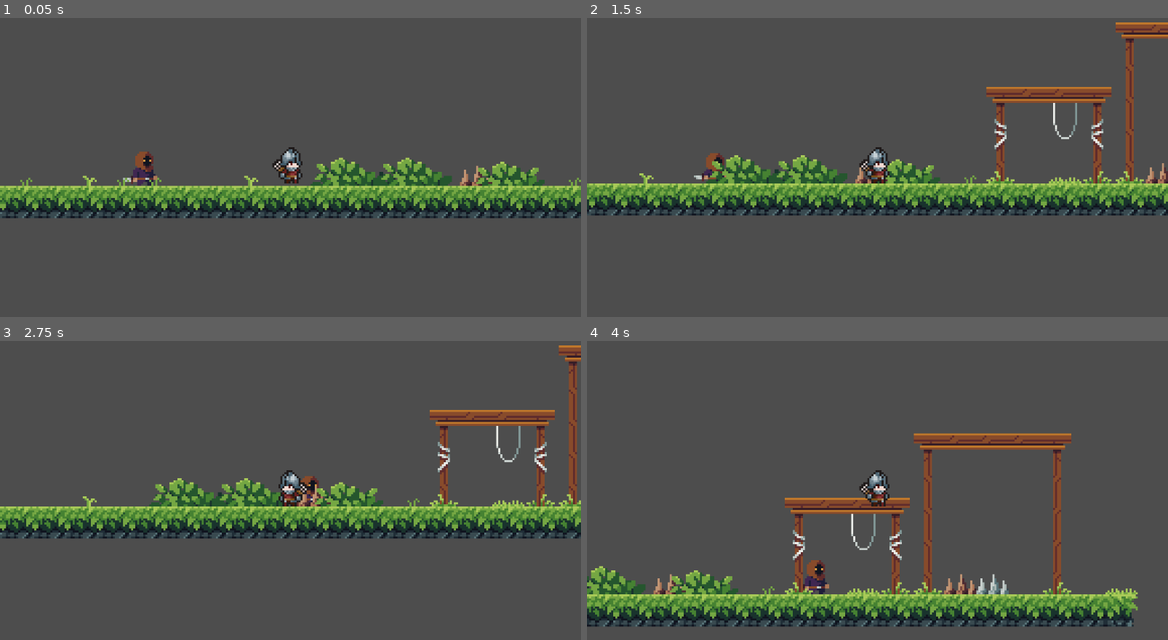
Above: before the commit, frames 1-4 (two rows, left to right).
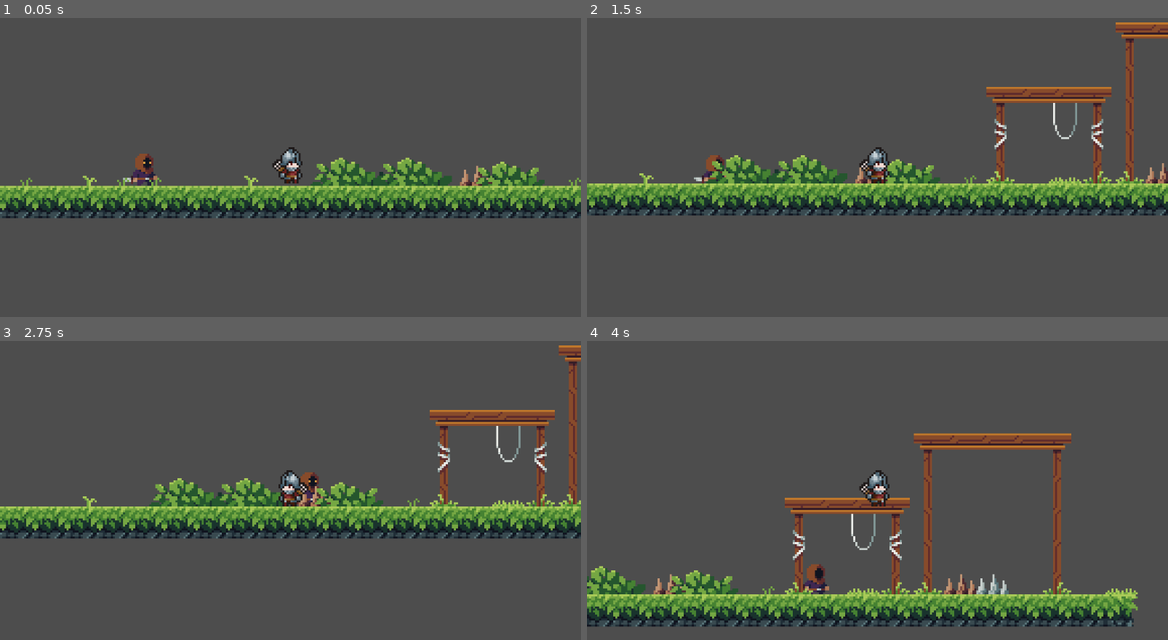
Above: after the commit, the same moments.

Repository: Sekaii22/super-gd-game
Game: Godot game, scene res://Assets/Scenes/game.tscn
Two runs of this game, one before a commit and one after it. Both use one fixed random seed, a clock stepped at 60 frames per second and the inputs below.
Inputs:
- Up to frame 1 (0.05 s): no input
- Up to frame 2 (1.5 s): hold D (move-right) from 0.53 s (still down); tap Space (jump) at 0.77 s
- Up to frame 3 (2.75 s): tap Space (jump) at 1.52 s; release D (move-right) at 2.03 s; hold A (move-left) from 2.03 s (still down)
- Up to frame 4 (4 s): release A (move-left) at 2.78 s; hold D (move-right) from 2.78 s (still down); tap Space (jump) at 3.02, 3.77 s

The runs differ from the first frame. In frame 1, 0.1% of the frame differs, in the area x 22-27%, y 44-53%; in frame 2, 0.1%; in frame 3, 0.1%; in frame 4, 0.2%, in the area x 37-42%, y 73-84%.

Commit message:
Animations
Added new animations for both player and enemies

Diff:
--- a/Assets/Scenes/enemy.tscn
+++ b/Assets/Scenes/enemy.tscn
@@ -1,9 +1,57 @@
-[gd_scene load_steps=13 format=3 uid="uid://bxr5nepjs3meh"]
+[gd_scene load_steps=32 format=3 uid="uid://bxr5nepjs3meh"]
 
 [ext_resource type="Texture2D" uid="uid://ti0b17c7wvcf" path="res://Assets/Sprites/Characters/Thief_anim.png" id="1_ot33t"]
 [ext_resource type="Script" path="res://Assets/Scripts/enemy.gd" id="2_v0apq"]
 [ext_resource type="PackedScene" uid="uid://bnoy87d42yyoj" path="res://Assets/Scenes/killzone.tscn" id="3_inkes"]
 
+[sub_resource type="AtlasTexture" id="AtlasTexture_tn42v"]
+atlas = ExtResource("1_ot33t")
+region = Rect2(0, 64, 48, 32)
+
+[sub_resource type="AtlasTexture" id="AtlasTexture_dho0q"]
+atlas = ExtResource("1_ot33t")
+region = Rect2(48, 64, 48, 32)
+
+[sub_resource type="AtlasTexture" id="AtlasTexture_bkfml"]
+atlas = ExtResource("1_ot33t")
+region = Rect2(96, 64, 48, 32)
+
+[sub_resource type="AtlasTexture" id="AtlasTexture_jjtxr"]
+atlas = ExtResource("1_ot33t")
+region = Rect2(144, 64, 48, 32)
+
+[sub_resource type="AtlasTexture" id="AtlasTexture_g1xxk"]
+atlas = ExtResource("1_ot33t")
+region = Rect2(192, 64, 48, 32)
+
+[sub_resource type="AtlasTexture" id="AtlasTexture_jq3vv"]
+atlas = ExtResource("1_ot33t")
+region = Rect2(240, 64, 48, 32)
+
+[sub_resource type="AtlasTexture" id="AtlasTexture_wwwyg"]
+atlas = ExtResource("1_ot33t")
+region = Rect2(0, 128, 48, 32)
+
+[sub_resource type="AtlasTexture" id="AtlasTexture_p4853"]
+atlas = ExtResource("1_ot33t")
+region = Rect2(48, 128, 48, 32)
+
+[sub_resource type="AtlasTexture" id="AtlasTexture_dj8aj"]
+atlas = ExtResource("1_ot33t")
+region = Rect2(0, 96, 48, 32)
+
+[sub_resource type="AtlasTexture" id="AtlasTexture_jhlxs"]
+atlas = ExtResource("1_ot33t")
+region = Rect2(48, 96, 48, 32)
+
+[sub_resource type="AtlasTexture" id="AtlasTexture_rht5l"]
+atlas = ExtResource("1_ot33t")
+region = Rect2(96, 96, 48, 32)
+
+[sub_resource type="AtlasTexture" id="AtlasTexture_0mfkh"]
+atlas = ExtResource("1_ot33t")
+region = Rect2(144, 96, 48, 32)
+
 [sub_resource type="AtlasTexture" id="AtlasTexture_siceg"]
 atlas = ExtResource("1_ot33t")
 region = Rect2(0, 0, 48, 32)
@@ -31,11 +79,90 @@
 [sub_resource type="AtlasTexture" id="AtlasTexture_wr75w"]
 atlas = ExtResource("1_ot33t")
 region = Rect2(288, 0, 48, 32)
+
+[sub_resource type="AtlasTexture" id="AtlasTexture_2yus3"]
+atlas = ExtResource("1_ot33t")
+region = Rect2(0, 32, 48, 32)
+
+[sub_resource type="AtlasTexture" id="AtlasTexture_q5eh1"]
+atlas = ExtResource("1_ot33t")
+region = Rect2(48, 32, 48, 32)
+
+[sub_resource type="AtlasTexture" id="AtlasTexture_15f3x"]
+atlas = ExtResource("1_ot33t")
+region = Rect2(96, 32, 48, 32)
+
+[sub_resource type="AtlasTexture" id="AtlasTexture_p1oj7"]
+atlas = ExtResource("1_ot33t")
+region = Rect2(144, 32, 48, 32)
+
+[sub_resource type="AtlasTexture" id="AtlasTexture_7d4b4"]
+atlas = ExtResource("1_ot33t")
+region = Rect2(192, 32, 48, 32)
+
+[sub_resource type="AtlasTexture" id="AtlasTexture_4vwei"]
+atlas = ExtResource("1_ot33t")
+region = Rect2(240, 32, 48, 32)
+
+[sub_resource type="AtlasTexture" id="AtlasTexture_jh2km"]
+atlas = ExtResource("1_ot33t")
+region = Rect2(288, 32, 48, 32)
 
 [sub_resource type="SpriteFrames" id="SpriteFrames_2f8hu"]
 animations = [{
 "frames": [{
 "duration": 1.0,
+"texture": SubResource("AtlasTexture_tn42v")
+}, {
+"duration": 1.0,
+"texture": SubResource("AtlasTexture_dho0q")
+}, {
+"duration": 1.0,
+"texture": SubResource("AtlasTexture_bkfml")
+}, {
+"duration": 1.0,
+"texture": SubResource("AtlasTexture_jjtxr")
+}, {
+"duration": 1.0,
+"texture": SubResource("AtlasTexture_g1xxk")
+}, {
+"duration": 1.0,
+"texture": SubResource("AtlasTexture_jq3vv")
+}],
+"loop": false,
+"name": &"Attack",
+"speed": 9.0
+}, {
+"frames": [{
+"duration": 1.0,
+"texture": SubResource("AtlasTexture_wwwyg")
+}, {
+"duration": 1.0,
+"texture": SubResource("AtlasTexture_p4853")
+}],
+"loop": false,
+"name": &"Damaged",
+"speed": 5.0
+}, {
+"frames": [{
+"duration": 1.0,
+"texture": SubResource("AtlasTexture_dj8aj")
+}, {
+"duration": 1.0,
+"texture": SubResource("AtlasTexture_jhlxs")
+}, {
+"duration": 1.0,
+"texture": SubResource("AtlasTexture_rht5l")
+}, {
+"duration": 1.0,
+"texture": SubResource("AtlasTexture_0mfkh")
+}],
+"loop": false,
+"name": &"Death",
+"speed": 7.0
+}, {
+"frames": [{
+"duration": 1.0,
 "texture": SubResource("AtlasTexture_siceg")
 }, {
 "duration": 1.0,
@@ -57,8 +184,34 @@
 "texture": SubResource("AtlasTexture_wr75w")
 }],
 "loop": true,
-"name": &"default",
-"speed": 7.0
+"name": &"Idle",
+"speed": 8.0
+}, {
+"frames": [{
+"duration": 1.0,
+"texture": SubResource("AtlasTexture_2yus3")
+}, {
+"duration": 1.0,
+"texture": SubResource("AtlasTexture_q5eh1")
+}, {
+"duration": 1.0,
+"texture": SubResource("AtlasTexture_15f3x")
+}, {
+"duration": 1.0,
+"texture": SubResource("AtlasTexture_p1oj7")
+}, {
+"duration": 1.0,
+"texture": SubResource("AtlasTexture_7d4b4")
+}, {
+"duration": 1.0,
+"texture": SubResource("AtlasTexture_4vwei")
+}, {
+"duration": 1.0,
+"texture": SubResource("AtlasTexture_jh2km")
+}],
+"loop": true,
+"name": &"Running",
+"speed": 9.0
 }]
 
 [sub_resource type="CapsuleShape2D" id="CapsuleShape2D_mj2n6"]
@@ -68,9 +221,9 @@
 [node name="Enemy" type="AnimatedSprite2D"]
 position = Vector2(0, -16)
 sprite_frames = SubResource("SpriteFrames_2f8hu")
-autoplay = "default"
-frame = 1
-frame_progress = 0.236144
+animation = &"Running"
+autoplay = "Idle"
+frame_progress = 0.971688
 script = ExtResource("2_v0apq")
 
 [node name="Killzone" parent="." instance=ExtResource("3_inkes")]
--- a/Assets/Scenes/player.tscn
+++ b/Assets/Scenes/player.tscn
@@ -1,8 +1,64 @@
-[gd_scene load_steps=11 format=3 uid="uid://xjxshr0c3you"]
+[gd_scene load_steps=33 format=3 uid="uid://xjxshr0c3you"]
 
 [ext_resource type="Script" path="res://Assets/Scripts/player.gd" id="1_qd8uc"]
 [ext_resource type="Texture2D" uid="uid://4vrnyiesatgs" path="res://Assets/Sprites/Characters/Soldier/Soldier/Soldier.png" id="2_20spc"]
 
+[sub_resource type="AtlasTexture" id="AtlasTexture_bosvy"]
+atlas = ExtResource("2_20spc")
+region = Rect2(0, 200, 100, 100)
+
+[sub_resource type="AtlasTexture" id="AtlasTexture_8xpvf"]
+atlas = ExtResource("2_20spc")
+region = Rect2(100, 200, 100, 100)
+
+[sub_resource type="AtlasTexture" id="AtlasTexture_1uj27"]
+atlas = ExtResource("2_20spc")
+region = Rect2(200, 200, 100, 100)
+
+[sub_resource type="AtlasTexture" id="AtlasTexture_6r0em"]
+atlas = ExtResource("2_20spc")
+region = Rect2(300, 200, 100, 100)
+
+[sub_resource type="AtlasTexture" id="AtlasTexture_8dd05"]
+atlas = ExtResource("2_20spc")
+region = Rect2(400, 200, 100, 100)
+
+[sub_resource type="AtlasTexture" id="AtlasTexture_0fhlm"]
+atlas = ExtResource("2_20spc")
+region = Rect2(500, 200, 100, 100)
+
+[sub_resource type="AtlasTexture" id="AtlasTexture_ejrnk"]
+atlas = ExtResource("2_20spc")
+region = Rect2(0, 500, 100, 100)
+
+[sub_resource type="AtlasTexture" id="AtlasTexture_mnctn"]
+atlas = ExtResource("2_20spc")
+region = Rect2(100, 500, 100, 100)
+
+[sub_resource type="AtlasTexture" id="AtlasTexture_jgull"]
+atlas = ExtResource("2_20spc")
+region = Rect2(200, 500, 100, 100)
+
+[sub_resource type="AtlasTexture" id="AtlasTexture_m4t5e"]
+atlas = ExtResource("2_20spc")
+region = Rect2(300, 500, 100, 100)
+
+[sub_resource type="AtlasTexture" id="AtlasTexture_twqg6"]
+atlas = ExtResource("2_20spc")
+region = Rect2(0, 600, 100, 100)
+
+[sub_resource type="AtlasTexture" id="AtlasTexture_jsy7k"]
+atlas = ExtResource("2_20spc")
+region = Rect2(100, 600, 100, 100)
+
+[sub_resource type="AtlasTexture" id="AtlasTexture_uxgpf"]
+atlas = ExtResource("2_20spc")
+region = Rect2(200, 600, 100, 100)
+
+[sub_resource type="AtlasTexture" id="AtlasTexture_btkbf"]
+atlas = ExtResource("2_20spc")
+region = Rect2(300, 600, 100, 100)
+
 [sub_resource type="AtlasTexture" id="AtlasTexture_voneg"]
 atlas = ExtResource("2_20spc")
 region = Rect2(0, 0, 100, 100)
@@ -26,9 +82,98 @@
 [sub_resource type="AtlasTexture" id="AtlasTexture_vpkxr"]
 atlas = ExtResource("2_20spc")
 region = Rect2(500, 0, 100, 100)
+
+[sub_resource type="AtlasTexture" id="AtlasTexture_dfvyj"]
+atlas = ExtResource("2_20spc")
+region = Rect2(0, 100, 100, 100)
+
+[sub_resource type="AtlasTexture" id="AtlasTexture_mo3jl"]
+atlas = ExtResource("2_20spc")
+region = Rect2(100, 100, 100, 100)
+
+[sub_resource type="AtlasTexture" id="AtlasTexture_5k3p7"]
+atlas = ExtResource("2_20spc")
+region = Rect2(200, 100, 100, 100)
+
+[sub_resource type="AtlasTexture" id="AtlasTexture_e11qy"]
+atlas = ExtResource("2_20spc")
+region = Rect2(300, 100, 100, 100)
+
+[sub_resource type="AtlasTexture" id="AtlasTexture_0l3fg"]
+atlas = ExtResource("2_20spc")
+region = Rect2(400, 100, 100, 100)
+
+[sub_resource type="AtlasTexture" id="AtlasTexture_ers6n"]
+atlas = ExtResource("2_20spc")
+region = Rect2(500, 100, 100, 100)
+
+[sub_resource type="AtlasTexture" id="AtlasTexture_0y3mt"]
+atlas = ExtResource("2_20spc")
+region = Rect2(600, 100, 100, 100)
+
+[sub_resource type="AtlasTexture" id="AtlasTexture_xfrtf"]
+atlas = ExtResource("2_20spc")
+region = Rect2(700, 100, 100, 100)
 
 [sub_resource type="SpriteFrames" id="SpriteFrames_8inxj"]
 animations = [{
+"frames": [{
+"duration": 1.0,
+"texture": SubResource("AtlasTexture_bosvy")
+}, {
+"duration": 1.0,
+"texture": SubResource("AtlasTexture_8xpvf")
+}, {
+"duration": 1.0,
+"texture": SubResource("AtlasTexture_1uj27")
+}, {
+"duration": 1.0,
+"texture": SubResource("AtlasTexture_6r0em")
+}, {
+"duration": 1.0,
+"texture": SubResource("AtlasTexture_8dd05")
+}, {
+"duration": 1.0,
+"texture": SubResource("AtlasTexture_0fhlm")
+}],
+"loop": false,
+"name": &"Attack",
+"speed": 16.0
+}, {
+"frames": [{
+"duration": 1.0,
+"texture": SubResource("AtlasTexture_ejrnk")
+}, {
+"duration": 1.0,
+"texture": SubResource("AtlasTexture_mnctn")
+}, {
+"duration": 1.0,
+"texture": SubResource("AtlasTexture_jgull")
+}, {
+"duration": 1.0,
+"texture": SubResource("AtlasTexture_m4t5e")
+}],
+"loop": false,
+"name": &"Damaged",
+"speed": 7.0
+}, {
+"frames": [{
+"duration": 1.0,
+"texture": SubResource("AtlasTexture_twqg6")
+}, {
+"duration": 1.0,
+"texture": SubResource("AtlasTexture_jsy7k")
+}, {
+"duration": 1.0,
+"texture": SubResource("AtlasTexture_uxgpf")
+}, {
+"duration": 1.0,
+"texture": SubResource("AtlasTexture_btkbf")
+}],
+"loop": false,
+"name": &"Death",
+"speed": 4.0
+}, {
 "frames": [{
 "duration": 1.0,
 "texture": SubResource("AtlasTexture_voneg")
@@ -51,6 +196,35 @@
 "loop": true,
 "name": &"Idle",
 "speed": 7.0
+}, {
+"frames": [{
+"duration": 1.0,
+"texture": SubResource("AtlasTexture_dfvyj")
+}, {
+"duration": 1.0,
+"texture": SubResource("AtlasTexture_mo3jl")
+}, {
+"duration": 1.0,
+"texture": SubResource("AtlasTexture_5k3p7")
+}, {
+"duration": 1.0,
+"texture": SubResource("AtlasTexture_e11qy")
+}, {
+"duration": 1.0,
+"texture": SubResource("AtlasTexture_0l3fg")
+}, {
+"duration": 1.0,
+"texture": SubResource("AtlasTexture_ers6n")
+}, {
+"duration": 1.0,
+"texture": SubResource("AtlasTexture_0y3mt")
+}, {
+"duration": 1.0,
+"texture": SubResource("AtlasTexture_xfrtf")
+}],
+"loop": true,
+"name": &"Running",
+"speed": 10.0
 }]
 
 [sub_resource type="CapsuleShape2D" id="CapsuleShape2D_uugn1"]
@@ -64,8 +238,10 @@
 [node name="AnimatedSprite2D" type="AnimatedSprite2D" parent="."]
 position = Vector2(0, -7)
 sprite_frames = SubResource("SpriteFrames_8inxj")
-animation = &"Idle"
+animation = &"Attack"
 autoplay = "Idle"
+frame = 5
+frame_progress = 1.0
 
 [node name="CollisionShape2D" type="CollisionShape2D" parent="."]
 position = Vector2(0, -8)
--- a/Assets/Scripts/killzone.gd
+++ b/Assets/Scripts/killzone.gd
@@ -5,3 +5,6 @@
 func _on_body_entered(body: Node2D) -> void:
 	if body.name == "Player":
 		print("You take " + str(damage) + " damage!")
+		body.health -= damage
+		if body.health <= 0:
+			print("dead")
